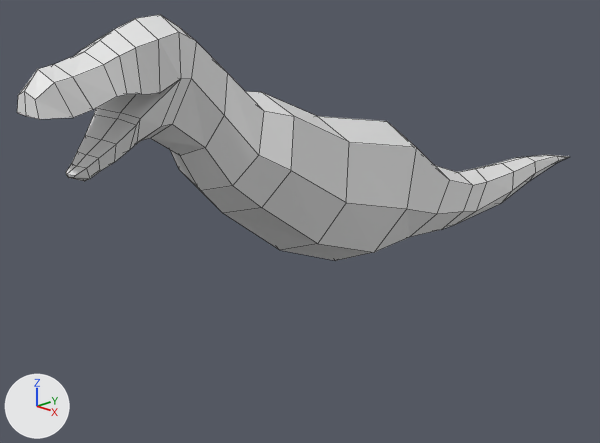
The Blender file Dinosaur/Dinsosaur.blend, before and after one commit.
Both versions are drawn from a camera (50 mm lens) standing at (4.02, -4.61, 3.36) and looking at (-0.44, -0.21, 1.24). The axes (+X, +Y, +Z) are drawn at lower left. The lights are the same throughout. Mesh edges are drawn as thin lines.

Before the edit, the objects in view are built like this:
```python
me_plane = bpy.data.meshes.new('Plane')
me_plane.from_pydata(...)  # 119 vertices, 93 faces; spans x 0.0..0.47, y -2.63..3.31, z 1.01..2.96
ob_plane = bpy.data.objects.new('Plane', me_plane)
ob_plane.location = (0.0, 0.0, 0.0)
_m = ob_plane.modifiers.new('Mirror', 'MIRROR')
_m.use_clip = True
```
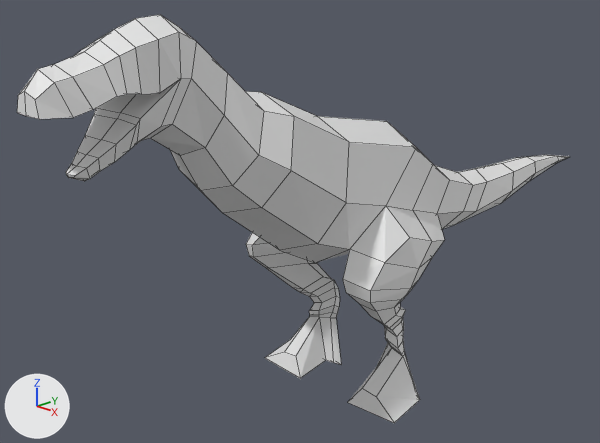
Changed parts and their boxes (x1, y1, x2, y2) in the pictures (600 x 443 px):
'Plane', reshaped (66% taller)
    before: (17, 15, 569, 261)
    after: (17, 15, 569, 423)
part 1 of me_plane, built on
    before: (282, 142, 450, 261)
    after: (246, 142, 450, 423)

The change, as a diff of the scene's bpy script:
```diff
--- a/Dinosaur/Dinsosaur.blend.py
+++ b/Dinosaur/Dinsosaur.blend.py
@@ me_plane @@
 # used by ob_plane; location = (0.0, 0.0, 0.0)
-me_plane.from_pydata(...)  # 119 vertices, 93 faces; spans x 0.0..0.47, y -2.63..3.31, z 1.01..2.96
+me_plane.from_pydata(...)  # 200 vertices, 173 faces; spans x 0.0..0.71, y -2.63..3.31, z -0.02..2.96
+# me_plane part 1
+# 3 vertices are removed from x 0.0..0.46, y -0.26..0.0, z 1.05..1.51
+# 7 faces are deleted
+# 84 vertices are added at x 0.0..0.71, y -0.69..0.59, z -0.02..1.82
+# 87 new faces join them
```
